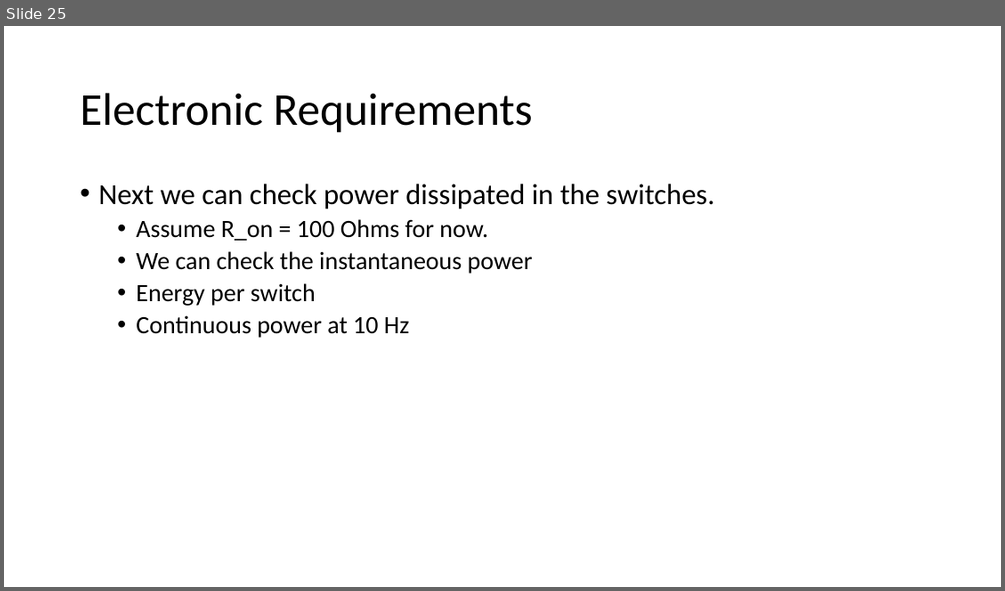
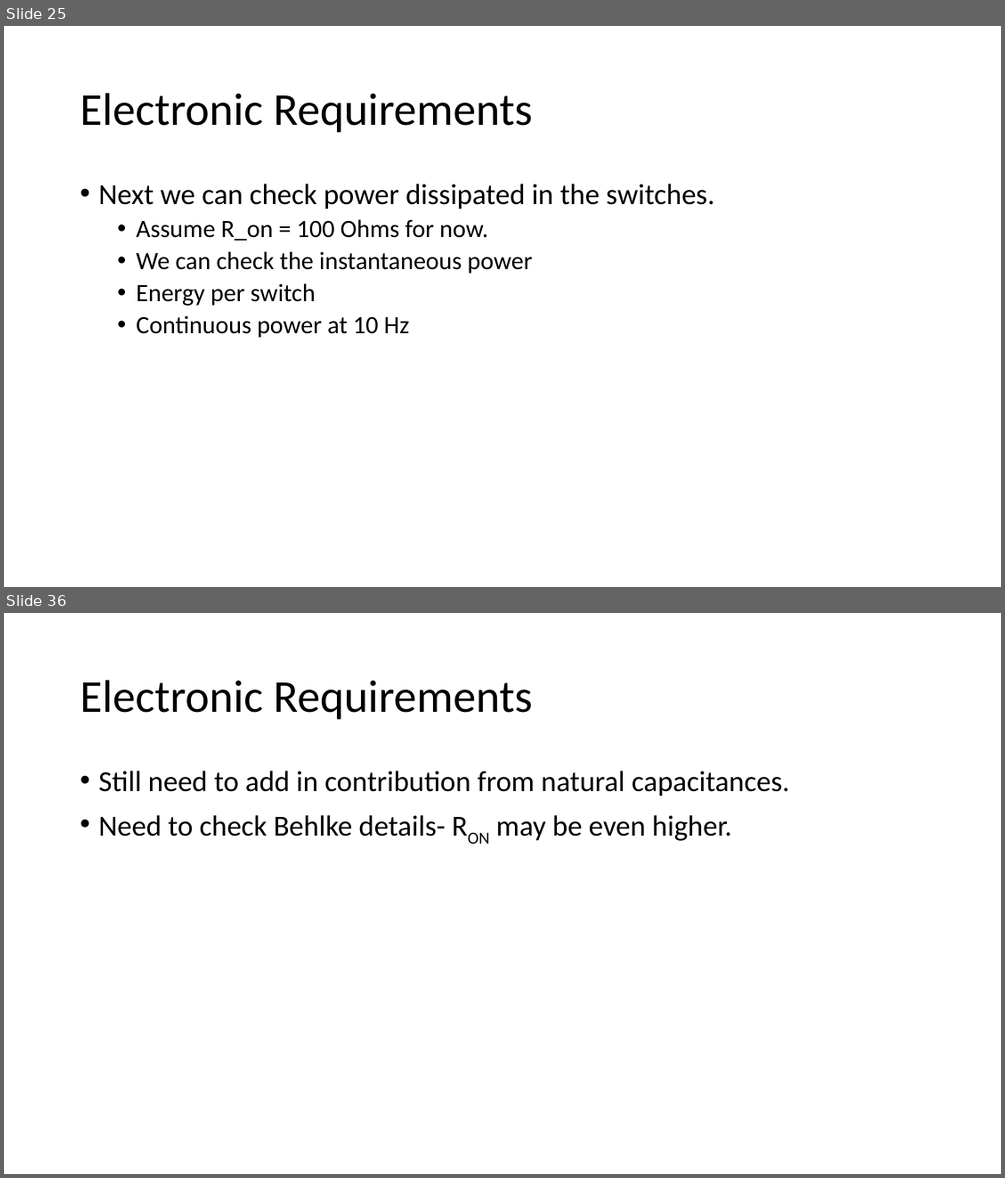
Before and after one commit to dreens/alternate-charging, a slide deck: Alternate Charging XSF2.pptx. Shown one above the other, each under a label of ours: slide 25 before the commit, slides 25 and 36 after it; the slides between them are not shown. The pictures are 1005x591 and 1005x1178 pixels, drawn with LibreOffice and Linux fonts; fonts in the diff are those of the drawing. Boxes give left, top, right and bottom in pixels: in the first picture for what was removed or moved away, otherwise in the second. Text is boxed around its words. In the diff, an @@ line names an element or a change of style, - is before the commit and + after.

```diff
--- a/Alternate Charging XSF2.pptx
+++ b/Alternate Charging XSF2.pptx
@@ slide 36 added at (x1=4, y1=613, x2=1001, y2=1174), background #FFFFFF @@
@@ title added at (x1=80, y1=680, x2=533, y2=720), 44 pt, text #000000 @@
+Electronic Requirements
@@ text added at (x1=98, y1=771, x2=789, y2=841), 28 pt, text #000000 @@
+• Still need to add in contribution from natural capacitances.
+• Need to check Behlke details- RON may be even higher.
```
Also in this commit, not shown: 3 slides changed, 7 other slides added, 1 slide removed, 8 other files.
